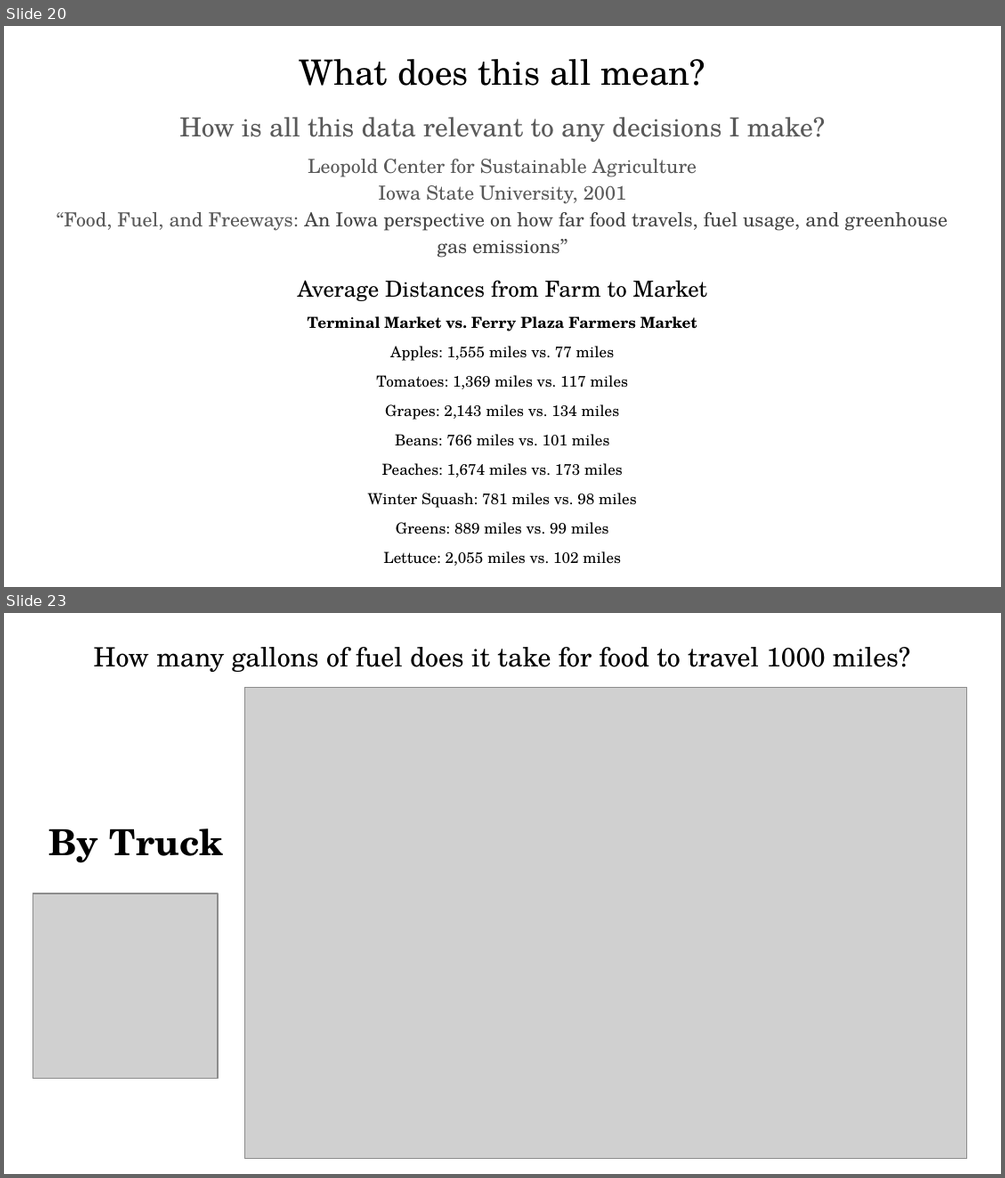
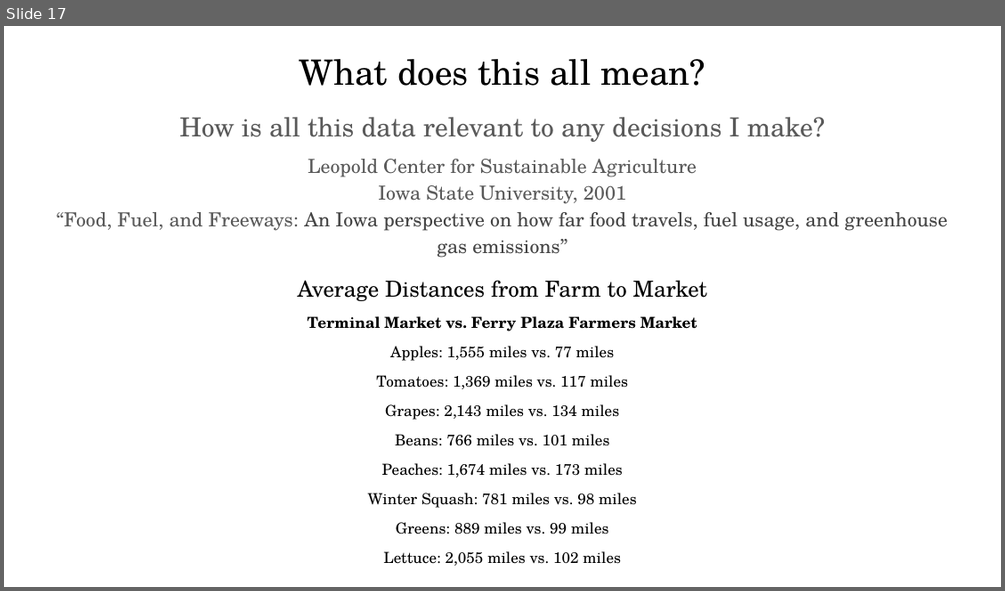
Before and after one commit to Rhunsilval/capstone, a slide deck: Presentation/The Cost of Moving Food - capstone.pptx. Shown one above the other, each under a label of ours: slides 20 and 23 before the commit, slide 17 after it; the slides between them are not shown. The pictures are 1005x1178 and 1005x591 pixels, drawn with LibreOffice and Linux fonts; fonts in the diff are those of the drawing; grey boxes stand for pictures. Boxes give left, top, right and bottom in pixels: in the first picture for what was removed or moved away, otherwise in the second. Text is boxed around its words. In the diff, an @@ line names an element or a change of style, - is before the commit and + after.

```diff
--- a/Presentation/The Cost of Moving Food - capstone.pptx
+++ b/Presentation/The Cost of Moving Food - capstone.pptx
@@ slide 23 removed at (x1=4, y1=613, x2=1001, y2=1174), background #FFFFFF @@
@@ title removed at (x1=94, y1=647, x2=910, y2=672) @@
-How many gallons of fuel does it take for food to travel 1000 miles?
@@ picture removed at (x1=245, y1=687, x2=967, y2=1159) @@
@@ text removed at (x1=48, y1=828, x2=223, y2=863) @@
-By Truck
@@ picture removed at (x1=32, y1=893, x2=218, y2=1078) @@
@@ what was slide 20 is now slide 17 @@
```
Also in this commit, not shown: 11 slides changed, 1 slide added, 15 other slides removed, 3 other files.
